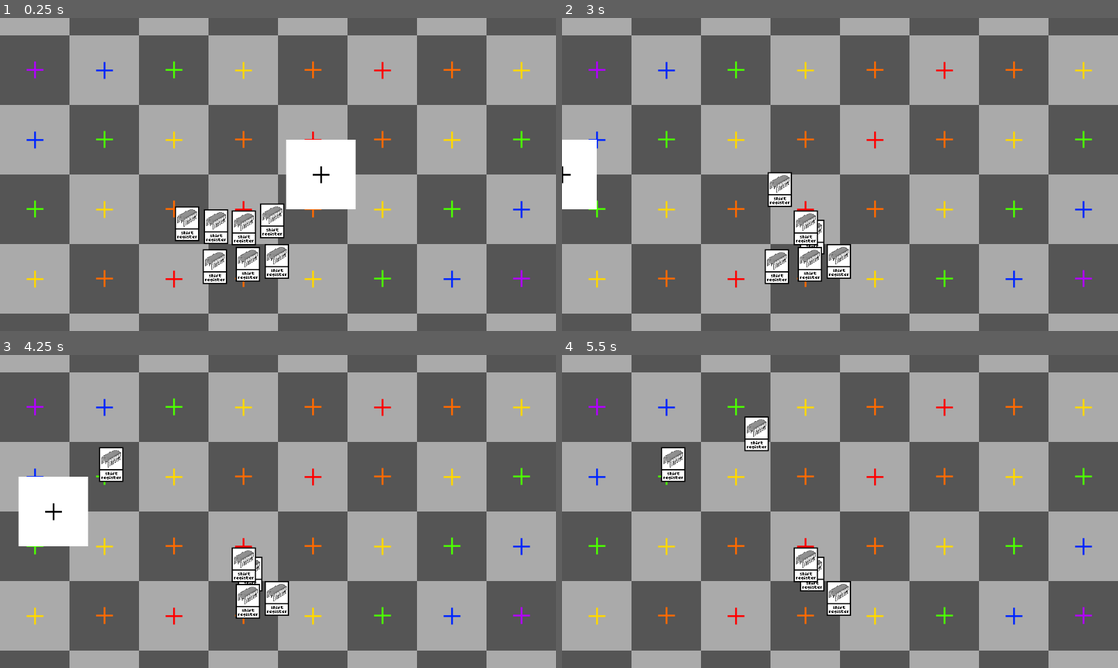
Above: before the commit, frames 1-4 (two rows, left to right).
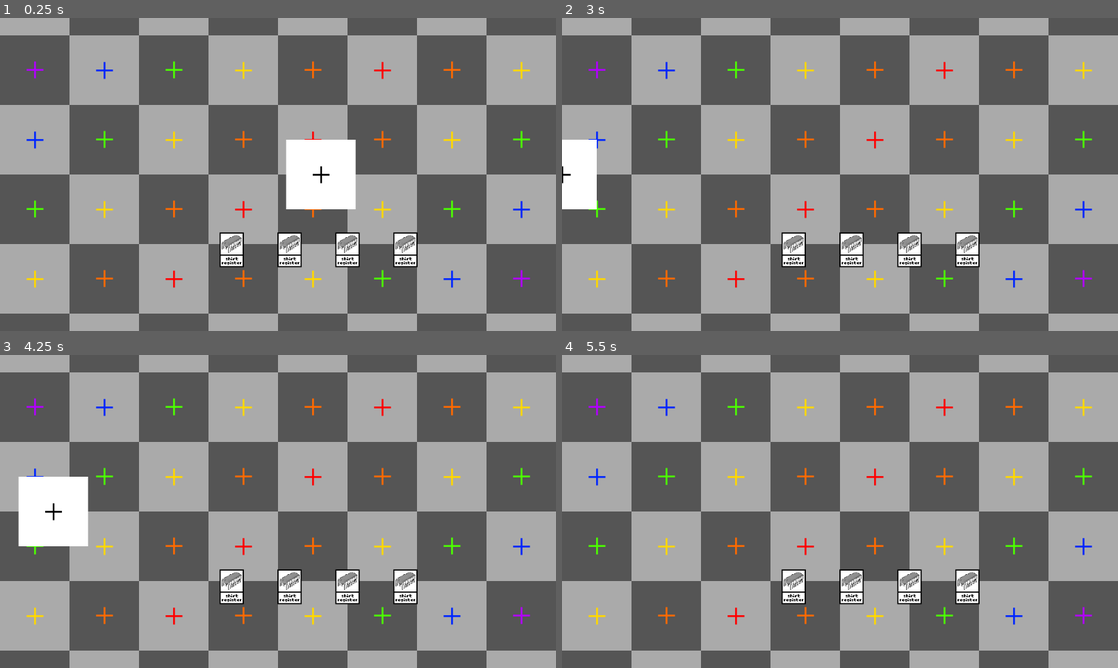
Above: after the commit, the same moments.

Repository: NobleMetalLabs/the-genesis-gambit
Game: Godot game, scene res://scn/tests/test.tscn
Same seed, same stepped clock (60 frames per second), same inputs: the game is played once before the commit and once after it.
Inputs (mouse positions are in pixels of both pictures, inside the frame that each line leads up to):
- Up to frame 1 (0.25 s): no input
- Up to frame 2 (3 s): tap Enter at 0.5 s; drag from (751, 224) to (840, 262) at 0.52 s; drag from (778, 227) to (812, 237) at 1.27 s; tap Space at 2 s; move the mouse to (806, 227) at 2.02 s; tap Ctrl at 2.1 s; click (806, 227) at 2.17 s; drag from (834, 221) to (673, 127) at 2.77 s
- Up to frame 3 (4.25 s): drag from (216, 602) to (111, 464) at 3.52 s
- Up to frame 4 (5.5 s): drag from (812, 602) to (756, 433) at 4.27 s; move the mouse to (840, 599) at 5.02 s; hold Shift from 5.03 s (still down); click (840, 599) at 5.17 s

The runs differ from the first frame. In frame 1, 4.5% of the frame differs, in the area x 31-76%, y 59-86%; in frame 2, 3.8%; in frame 3, 3.4%; in frame 4, 3.6%.
Error before the commit: Invalid access to property or key 'image' on a base object of type 'Nil'. (res://src/CardInstance.gd:21)

Commit message:
Edit the test scene to use a Gamefield

Diff:
--- a/ast/cards/ShiftRegister.gd
+++ b/ast/cards/ShiftRegister.gd
@@ -5,5 +5,5 @@
 		"on_placement" : print_funny_to_console
 	})
 
-static func print_funny_to_console() -> void:
+func print_funny_to_console() -> void:
 	print("Funny")
--- a/scn/tests/test.tscn
+++ b/scn/tests/test.tscn
@@ -1,9 +1,10 @@
-[gd_scene load_steps=5 format=3 uid="uid://b5jfg1sr4d0r1"]
+[gd_scene load_steps=6 format=3 uid="uid://b5jfg1sr4d0r1"]
 
 [ext_resource type="Texture2D" uid="uid://cf7gm8mm2duvp" path="res://ast/image/ui/tex.png" id="1_fcxgx"]
 [ext_resource type="Texture2D" uid="uid://d3jr225lwia3f" path="res://scn/tests/thing.png" id="2_bisxq"]
 [ext_resource type="Script" path="res://scn/tests/Thing.gd" id="3_d6e12"]
-[ext_resource type="PackedScene" uid="uid://bgo4xe15kjkfd" path="res://scn/objects/CardInstance.tscn" id="4_tfb5s"]
+[ext_resource type="PackedScene" uid="uid://ct78rnvd5iwus" path="res://scn/Gamefield.tscn" id="4_2sf5u"]
+[ext_resource type="Script" path="res://scn/tests/test_card_creator.gd" id="5_mdn41"]
 
 [node name="Node2D" type="Node2D"]
 
@@ -16,23 +17,7 @@
 texture = ExtResource("2_bisxq")
 script = ExtResource("3_d6e12")
 
-[node name="Test-card" parent="." instance=ExtResource("4_tfb5s")]
-position = Vector2(323, 355)
+[node name="Gamefield" parent="." instance=ExtResource("4_2sf5u")]
 
-[node name="Test-card2" parent="." instance=ExtResource("4_tfb5s")]
-position = Vector2(373, 360)
-
-[node name="Test-card3" parent="." instance=ExtResource("4_tfb5s")]
-position = Vector2(421, 362)
-
-[node name="Test-card4" parent="." instance=ExtResource("4_tfb5s")]
-position = Vector2(470, 350)
-
-[node name="Test-card5" parent="." instance=ExtResource("4_tfb5s")]
-position = Vector2(371, 429)
-
-[node name="Test-card6" parent="." instance=ExtResource("4_tfb5s")]
-position = Vector2(428, 425)
-
-[node name="Test-card7" parent="." instance=ExtResource("4_tfb5s")]
-position = Vector2(478, 420)
+[node name="test_card_creator" type="Node" parent="."]
+script = ExtResource("5_mdn41")
--- /dev/null
+++ b/scn/tests/test_card_creator.gd
@@ -0,0 +1,11 @@
+extends Node
+
+var shift_reg_meta : CardMetadata = preload("res://ast/cards/ShiftRegister.tres")
+
+func _ready() -> void:
+	var gamefield_manager : GamefieldManager = get_parent().get_node("Gamefield").get_node("GamefieldManager")
+
+	gamefield_manager.place_card(null, shift_reg_meta, Vector2(400, 400))
+	gamefield_manager.place_card(null, shift_reg_meta, Vector2(500, 400))
+	gamefield_manager.place_card(null, shift_reg_meta, Vector2(600, 400))
+	gamefield_manager.place_card(null, shift_reg_meta, Vector2(700, 400))
